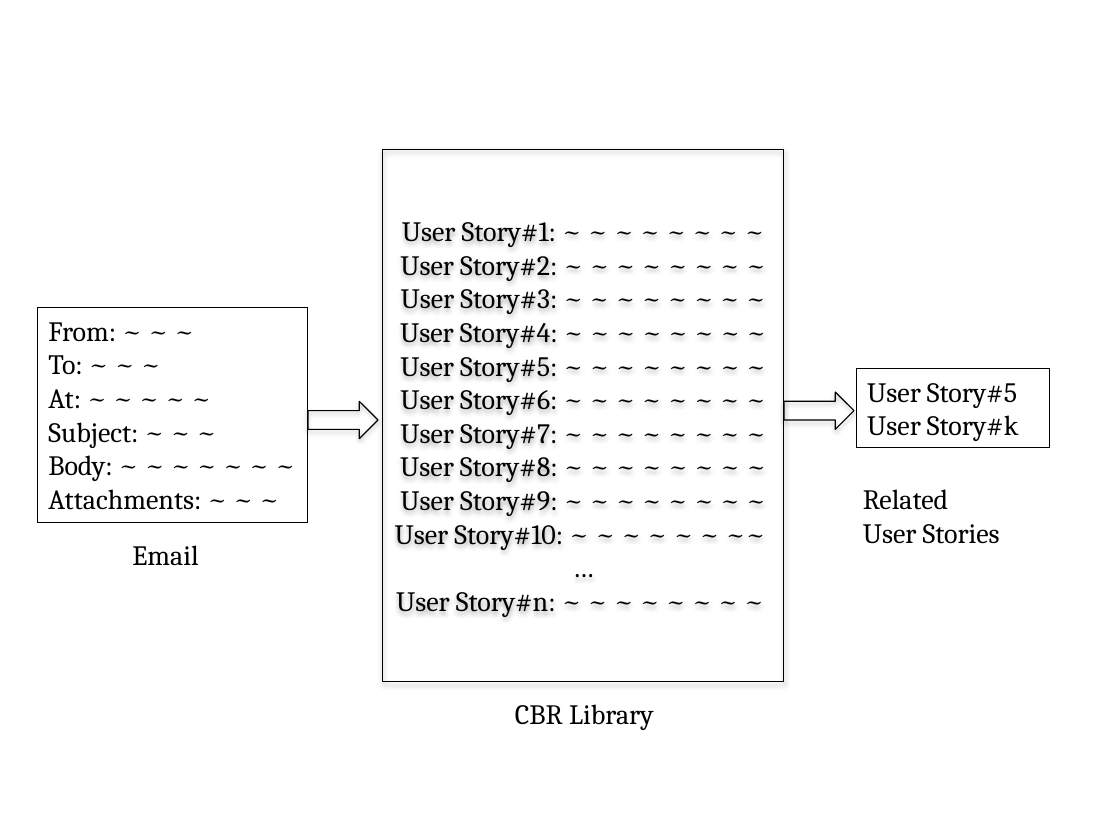
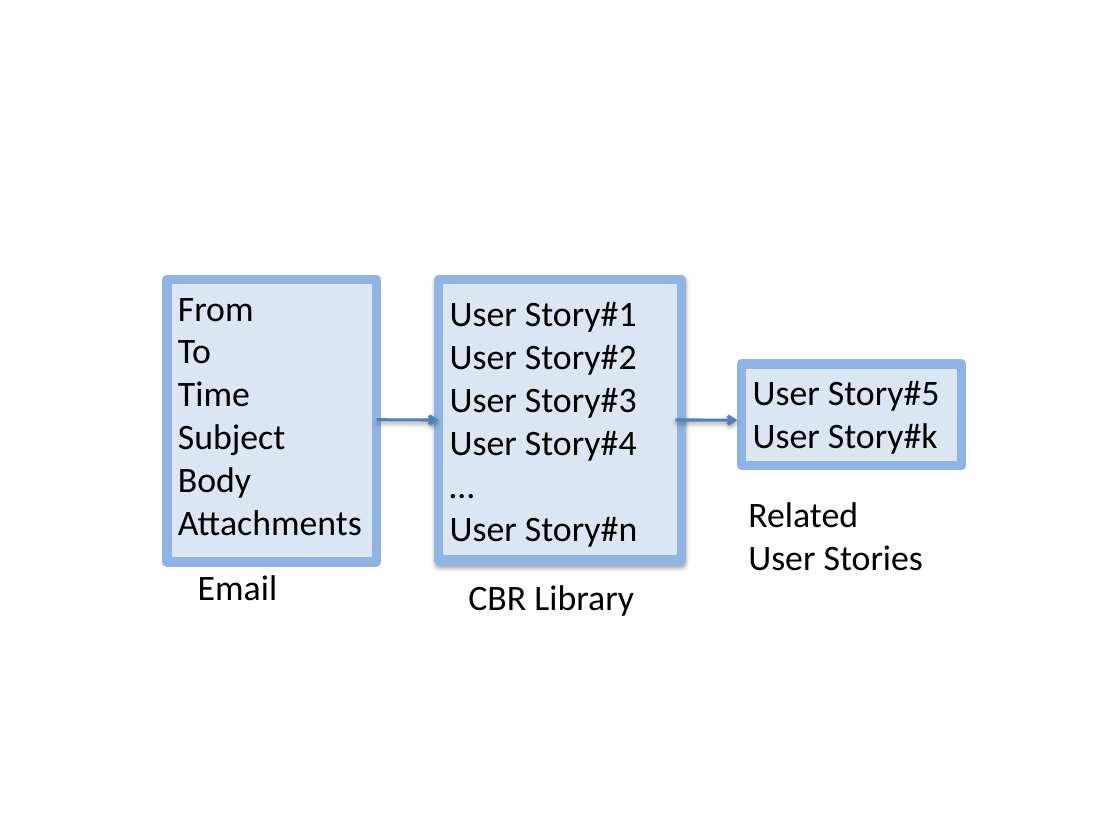
Before and after one commit to smsohan/Taggy, a slide deck: slide 4 of Thesis/arch.pptx (slide 3 before the commit). Drawn at 1120x840 pixels with LibreOffice and Linux fonts; fonts in the diff are those of the drawing. Boxes give left, top, right and bottom in pixels: in the first picture for what was removed or moved away, otherwise in the second. Text is boxed around its words. In the diff, an @@ line names an element or a change of style, - is before the commit and + after.

```diff
--- a/Thesis/arch.pptx
+++ b/Thesis/arch.pptx
@@ rectangle "From" resized from (x1=37, y1=308, x2=307, y2=523) to (x1=167, y1=280, x2=376, y2=562) @@
@@ rectangle "From" at (x1=167, y1=280, x2=376, y2=562): fill none to #DCE6F2; outline #000000 0.75 pt to #8EB4E3 6 pt @@
@@ text in rectangle at (x1=178, y1=298, x2=362, y2=536): text changed; size 18 to 23 pt; font Cambria to Calibri @@
-From: ~ ~ ~
-To: ~ ~ ~
-At: ~ ~ ~ ~ ~
-Subject: ~ ~ ~
-Body: ~ ~ ~ ~ ~ ~ ~
-Attachments: ~ ~ ~
+From
+To
+Time
+Subject
+Body
+Attachments
@@ rectangle "User Story#1" resized from (x1=383, y1=149, x2=784, y2=681) to (x1=439, y1=280, x2=682, y2=560) @@
@@ rectangle "User Story#1" at (x1=439, y1=280, x2=682, y2=560): size 18 to 23 pt, font Cambria to Calibri in "…"; alignment centre to left; fill none to #DCE6F2; outline #000000 0.75 pt to #8EB4E3 6 pt @@
@@ text in rectangle at (x1=450, y1=302, x2=637, y2=461): text changed; size 18 to 23 pt; font Cambria to Calibri @@
-User Story#1: ~ ~ ~ ~ ~ ~ ~ ~
-User Story#2: ~ ~ ~ ~ ~ ~ ~ ~
-User Story#3: ~ ~ ~ ~ ~ ~ ~ ~
-User Story#4: ~ ~ ~ ~ ~ ~ ~ ~
-User Story#5: ~ ~ ~ ~ ~ ~ ~ ~
-User Story#6: ~ ~ ~ ~ ~ ~ ~ ~
-User Story#7: ~ ~ ~ ~ ~ ~ ~ ~
-User Story#8: ~ ~ ~ ~ ~ ~ ~ ~
-User Story#9: ~ ~ ~ ~ ~ ~ ~ ~
-User Story#10: ~ ~ ~ ~ ~ ~ ~~
+User Story#1
+User Story#2
+User Story#3
+User Story#4
@@ rectangle "User Story#5" resized from (x1=856, y1=368, x2=1049, y2=448) to (x1=741, y1=364, x2=961, y2=466) @@
@@ rectangle "User Story#5" at (x1=741, y1=364, x2=961, y2=466): size 18 to 23 pt, font Cambria to Calibri; fill none to #DCE6F2; outline #000000 0.75 pt to #8EB4E3 6 pt @@
@@ right arrow removed at (x1=308, y1=401, x2=377, y2=438) @@
@@ right arrow removed at (x1=784, y1=392, x2=853, y2=429) @@
@@ arrow added from (376, 420) to (439, 420), #4F81BD 2 pt @@
@@ arrow added from (675, 420) to (737, 420), #4F81BD 2 pt @@
@@ text "Related" moved from (x1=863, y1=489, x2=1000, y2=544) to (x1=748, y1=502, x2=923, y2=571) @@
@@ text in rectangle at (x1=450, y1=517, x2=637, y2=547): text changed; size 18 to 23 pt; font Cambria to Calibri @@
-User Story#n: ~ ~ ~ ~ ~ ~ ~ ~
+User Story#n
@@ text "Email" moved from (x1=132, y1=545, x2=198, y2=566) to (x1=198, y1=575, x2=278, y2=601) @@
@@ size 18 to 23 pt, font Cambria to Calibri in 3 elements at (x1=198, y1=575, x2=278, y2=601), (x1=748, y1=502, x2=923, y2=571), (x1=468, y1=585, x2=634, y2=616) @@
@@ text "CBR Library" moved from (x1=515, y1=704, x2=654, y2=730) to (x1=468, y1=585, x2=634, y2=616) @@
```
Also in this commit, not shown: 1 other slide changed, 5 slides added, 29 other files.
